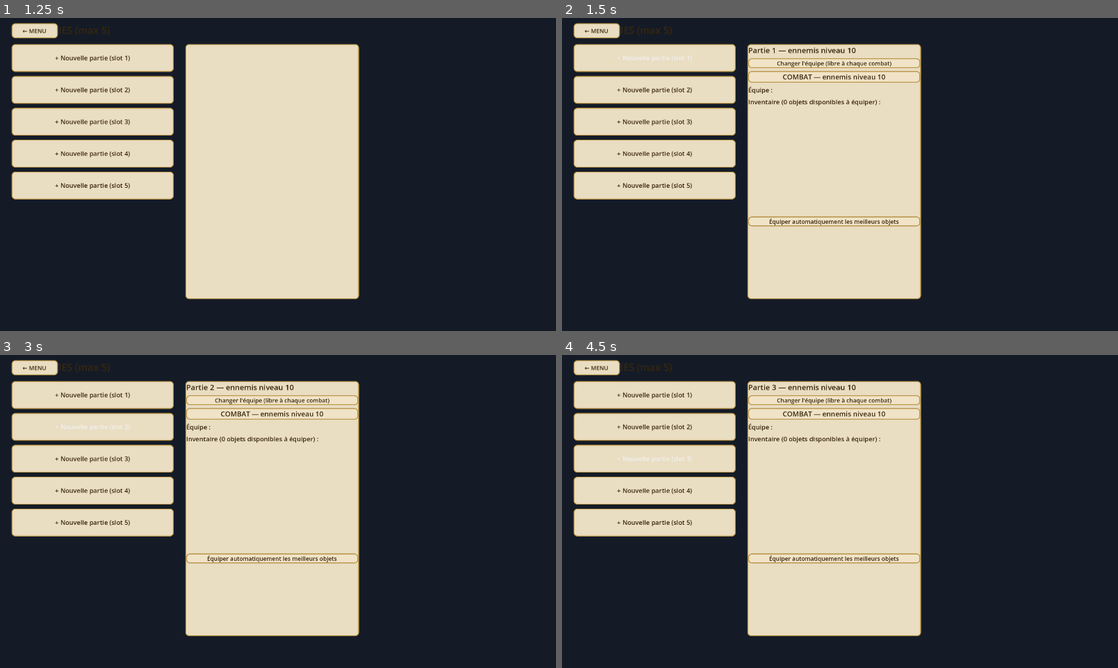
Above: before the commit, frames 1-4 (two rows, left to right).
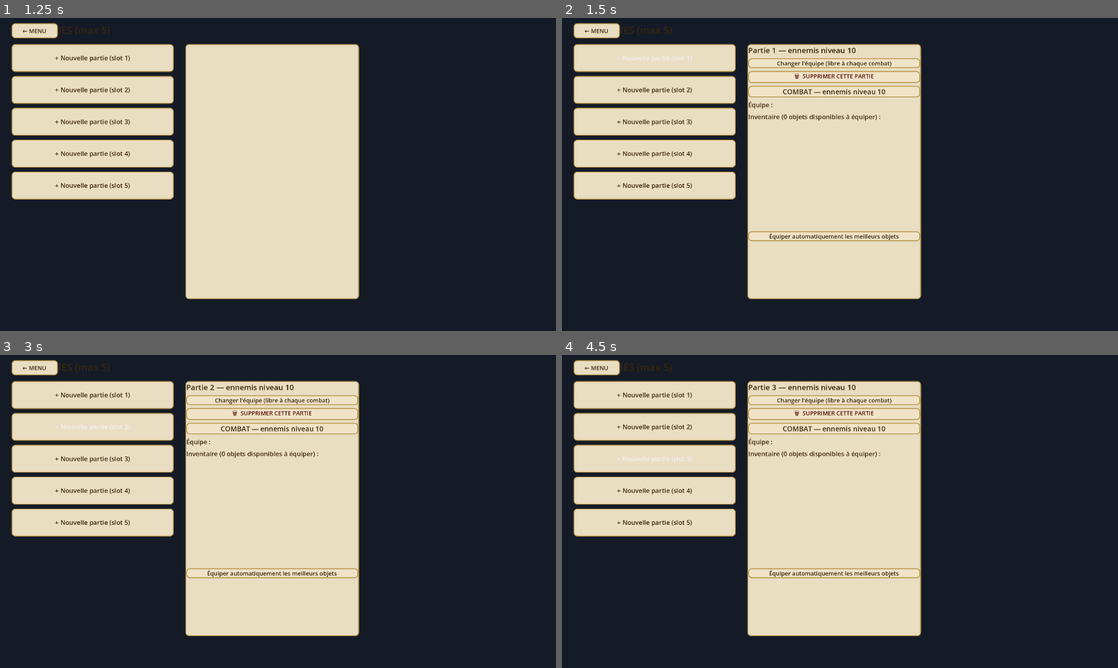
Above: after the commit, the same moments.

Repository: CharlieG42/Zimut
Game: Godot game, scene res://scenes/MainMenu.tscn
Same seed, same stepped clock (60 frames per second), same inputs: the game is played once before the commit and once after it.
Inputs:
- Up to frame 1 (1.25 s): click "⚔ NOUVELLE PARTIE" at 0.5 s
- Up to frame 2 (1.5 s): click "+ Nouvelle partie (slot 1)" at 1.25 s
- Up to frame 3 (3 s): click "+ Nouvelle partie (slot 1)" at 2 s; click "+ Nouvelle partie (slot 2)" at 2.75 s
- Up to frame 4 (4.5 s): click "+ Nouvelle partie (slot 2)" at 3.5 s; click "+ Nouvelle partie (slot 3)" at 4.25 s

Frame 1 is identical in both runs. In frame 2, 2.1% of the frame differs, in the area x 33-65%, y 17-72%; in frame 3, 2.1%; in frame 4, 2.1%.

Commit message:
feat(zimut): sélection d'équipe refondue (vignettes, navigation) + suppression de parties
Corrige d'abord un bug bloquant : TeamSelectionManager.gd ne compilait
plus (typage GDScript 'ui := load(...).new()' -> parse error), ce qui
cassait TOUTE la constitution d'équipe.

Nouvelle interface de sélection (TeamSelectionUI.gd, remplace la scène
à boutons fixes) :
- vignette centrale façon Waven : portrait PNG de la classe, nom,
  descriptif et stats (PV/PA/PM/Force/Intel/Agi/Sagesse/Déf, niveau 10)
- navigation ‹ › entre les 7 classes
- bouton AJOUTER À L'ÉQUIPE / RETIRER DE L'ÉQUIPE (vert/rouge)
- aperçu de l'équipe : 3 emplacements colorés par classe
- COMBATTRE, ÉQUIPEMENT (partie active), retour MENU
- stats lues depuis classes.txt (niveau 10), format custom_team
  compatible _stats_from_custom du GameManager

Suppression des parties sauvegardées :
- bouton 🗑 SUPPRIMER dans le détail d'une partie avec dialogue de
  confirmation ; désactive la partie si c'était l'active

Écran des parties : titre d'inventaire clarifié (objets à équiper).

Co-authored-by: CharlieG42 <CharlieG42@users.noreply.github.com>

Diff:
--- a/prototype/zimut/scenes/TeamSelection.tscn
+++ b/prototype/zimut/scenes/TeamSelection.tscn
@@ -1,193 +1,6 @@
-[gd_scene format=3 uid="uid://bmepvsyi7wxt1"]
+[gd_scene format=3]
 
-[ext_resource type="Script" uid="uid://dqcdfr7fo1jqm" path="res://scripts/TeamSelectionManager.gd" id="1"]
+[ext_resource type="Script" path="res://scripts/TeamSelectionUI.gd" id="1"]
 
-[node name="TeamSelection" type="Node2D" unique_id=1848904001]
-position = Vector2(700, 331)
+[node name="TeamSelection" type="CanvasLayer"]
 script = ExtResource("1")
-
-[node name="Background" type="ColorRect" parent="." unique_id=1832027506]
-anchors_preset = 15
-anchor_right = 1.0
-anchor_bottom = 1.0
-color = Color(0.05, 0.05, 0.1, 1)
-metadata/_edit_use_anchors_ = true
-
-[node name="Title" type="Label" parent="." unique_id=2018204512]
-offset_top = -250.0
-offset_bottom = -250.0
-theme_override_constants/outline_size = 2
-text = "WILDZIMUT - Sélection d'équipe"
-horizontal_alignment = 1
-metadata/_edit_use_anchors_ = true
-
-[node name="Description" type="Label" parent="." unique_id=1349187274]
-offset_top = -220.0
-offset_bottom = -220.0
-text = "Choisissez 3 personnages pour former votre équipe"
-horizontal_alignment = 1
-metadata/_edit_use_anchors_ = true
-
-[node name="PreviewTitle" type="Label" parent="." unique_id=1582930055]
-offset_top = 120.0
-offset_bottom = 120.0
-text = "Votre équipe (0/3)"
-horizontal_alignment = 1
-metadata/_edit_use_anchors_ = true
-
-[node name="StartButton" type="Button" parent="." unique_id=553482865]
-offset_top = 329.0
-offset_right = 200.0
-offset_bottom = 379.0
-disabled = true
-text = "LANCER LE COMBAT"
-metadata/_edit_use_anchors_ = true
-
-[node name="Tank_Button" type="Button" parent="." unique_id=1807716991]
-offset_left = -300.0
-offset_top = -150.0
-offset_right = -50.0
-offset_bottom = -90.0
-text = "🛡️ Tank"
-metadata/_edit_use_anchors_ = true
-
-[node name="Assassin_Button" type="Button" parent="." unique_id=79626102]
-offset_left = -50.0
-offset_top = -150.0
-offset_right = 200.0
-offset_bottom = -90.0
-text = "🗡️ Assassin"
-metadata/_edit_use_anchors_ = true
-
-[node name="Chasseur_Button" type="Button" parent="." unique_id=837634516]
-offset_left = 200.0
-offset_top = -150.0
-offset_right = 450.0
-offset_bottom = -90.0
-text = "🏹 Chasseur"
-metadata/_edit_use_anchors_ = true
-
-[node name="Mage_Button" type="Button" parent="." unique_id=1680813043]
-offset_left = -300.0
-offset_top = -80.0
-offset_right = -50.0
-offset_bottom = -20.0
-text = "🔮 Mage"
-metadata/_edit_use_anchors_ = true
-
-[node name="Druide_Button" type="Button" parent="." unique_id=826664775]
-offset_left = -50.0
-offset_top = -80.0
-offset_right = 200.0
-offset_bottom = -20.0
-text = "🌿 Druide"
-metadata/_edit_use_anchors_ = true
-
-[node name="Heal_Button" type="Button" parent="." unique_id=135485163]
-offset_left = 200.0
-offset_top = -80.0
-offset_right = 450.0
-offset_bottom = -20.0
-text = "❤️ Heal"
-metadata/_edit_use_anchors_ = true
-
-[node name="Invocateur_Button" type="Button" parent="." unique_id=1038934678]
-offset_left = -299.0
-offset_top = -2.0
-offset_right = -49.0
-offset_bottom = 58.0
-text = "🎭 Invocateur"
-metadata/_edit_use_anchors_ = true
-
-[node name="TeamPreview_0" type="Panel" parent="." unique_id=1496705494]
-offset_left = -121.0
-offset_top = 196.0
-offset_right = -21.0
-offset_bottom = 296.0
-metadata/_edit_use_anchors_ = true
-
-[node name="NameLabel_0" type="Label" parent="TeamPreview_0" unique_id=1943667776]
-layout_mode = 0
-offset_top = -30.0
-offset_bottom = -30.0
-text = "-"
-horizontal_alignment = 1
-metadata/_edit_use_anchors_ = true
-
-[node name="StatsLabel_0" type="Label" parent="TeamPreview_0" unique_id=40029971]
-layout_mode = 0
-offset_top = -10.0
-offset_bottom = -10.0
-horizontal_alignment = 1
-metadata/_edit_use_anchors_ = true
-
-[node name="RemoveButton_0" type="Button" parent="TeamPreview_0" unique_id=729894249]
-visible = false
-layout_mode = 0
-offset_left = 40.0
-offset_top = 35.0
-offset_right = 60.0
-offset_bottom = 66.0
-text = "X"
-
-[node name="TeamPreview_1" type="Panel" parent="." unique_id=415601677]
-offset_left = 8.0
-offset_top = 200.0
-offset_right = 108.0
-offset_bottom = 300.0
-metadata/_edit_use_anchors_ = true
-
-[node name="NameLabel_1" type="Label" parent="TeamPreview_1" unique_id=618341320]
-layout_mode = 0
-offset_top = -30.0
-offset_bottom = -30.0
-text = "-"
-horizontal_alignment = 1
-metadata/_edit_use_anchors_ = true
-
-[node name="StatsLabel_1" type="Label" parent="TeamPreview_1" unique_id=108140923]
-layout_mode = 0
-offset_top = -10.0
-offset_bottom = -10.0
-horizontal_alignment = 1
-metadata/_edit_use_anchors_ = true
-
-[node name="RemoveButton_1" type="Button" parent="TeamPreview_1" unique_id=100681881]
-visible = false
-layout_mode = 0
-offset_left = 40.0
-offset_top = 35.0
-offset_right = 60.0
-offset_bottom = 66.0
-text = "X"
-
-[node name="TeamPreview_2" type="Panel" parent="." unique_id=1837966247]
-offset_left = 146.0
-offset_top = 196.0
-offset_right = 246.0
-offset_bottom = 296.0
-metadata/_edit_use_anchors_ = true
-
-[node name="NameLabel_2" type="Label" parent="TeamPreview_2" unique_id=699810533]
-layout_mode = 0
-offset_top = -30.0
-offset_bottom = -30.0
-text = "-"
-horizontal_alignment = 1
-metadata/_edit_use_anchors_ = true
-
-[node name="StatsLabel_2" type="Label" parent="TeamPreview_2" unique_id=1599070283]
-layout_mode = 0
-offset_top = -10.0
-offset_bottom = -10.0
-horizontal_alignment = 1
-metadata/_edit_use_anchors_ = true
-
-[node name="RemoveButton_2" type="Button" parent="TeamPreview_2" unique_id=1218680373]
-visible = false
-layout_mode = 0
-offset_left = 40.0
-offset_top = 35.0
-offset_right = 60.0
-offset_bottom = 66.0
-text = "X"
--- a/prototype/zimut/scripts/SaveSlotsUI.gd
+++ b/prototype/zimut/scripts/SaveSlotsUI.gd
@@ -128,6 +128,29 @@
 		_current = _current
 		get_tree().change_scene_to_file("res://scenes/TeamSelection.tscn"))
 	_detail_box.add_child(team_btn)
+
+	# Supprimer la partie (avec confirmation)
+	var del_btn := Button.new()
+	del_btn.text = "🗑  SUPPRIMER CETTE PARTIE"
+	del_btn.add_theme_font_size_override("font_size", 20)
+	del_btn.add_theme_color_override("font_color", Color(0.35, 0.08, 0.05))
+	del_btn.add_theme_stylebox_override("normal", _flat())
+	del_btn.pressed.connect(func() -> void:
+		var confirm := ConfirmationDialog.new()
+		confirm.dialog_text = "Supprimer '%s' ?\nLa progression et l'inventaire seront perdus." % String(data.get("name", ""))
+		confirm.ok_button_text = "SUPPRIMER"
+		confirm.cancel_button_text = "Annuler"
+		confirm.confirmed.connect(func() -> void:
+			ProgressionManager.delete_save(slot)
+			if GameManager.active_slot == slot:
+				GameManager.active_save = {}
+				GameManager.active_slot = -1
+			_current = {}
+			_current_slot = -1
+			refresh())
+		_root.add_child(confirm)
+		confirm.popup_centered())
+	_detail_box.add_child(del_btn)
 
 	# Combat : lance la partie active
 	var fight_btn := Button.new()
--- a/prototype/zimut/scripts/TeamSelectionManager.gd
+++ b/prototype/zimut/scripts/TeamSelectionManager.gd
@@ -250,7 +250,7 @@
 		new_team.append({"classe": classe, "equipment": kept_eq})
 	GameManager.active_save["team"] = new_team
 	ProgressionManager.write_save(GameManager.active_slot, GameManager.active_save)
-	var ui := load("res://scripts/TeamEquipmentUI.gd").new()
+	var ui: CanvasLayer = (load("res://scripts/TeamEquipmentUI.gd") as GDScript).new()
 	add_child(ui)
 	ui.open(GameManager.active_save, GameManager.active_slot)
 
--- /dev/null
+++ b/prototype/zimut/scripts/TeamSelectionUI.gd
@@ -0,0 +1,439 @@
+extends CanvasLayer
+## TeamSelectionUI.gd — Sélection d'équipe refondue façon Waven :
+## une vignette de classe à la fois, navigation ‹ ›, descriptif et stats,
+## bouton AJOUTER/RETIRER, aperçu de l'équipe en cours (3 emplacements).
+
+signal combat_requested(team_data: Array)
+signal back_requested
+
+const MAX_TEAM_SIZE := 3
+const COL_PANEL := Color(0.94, 0.89, 0.78, 0.97)
+const COL_BORDER := Color(0.72, 0.58, 0.28, 1.0)
+const COL_TXT := Color(0.22, 0.15, 0.05)
+
+const CLASS_COLORS: Dictionary = {
+	"Tank":       Color(0.15, 0.45, 0.85),
+	"Assassin":   Color(0.85, 0.15, 0.15),
+	"Chasseur":   Color(0.15, 0.62, 0.15),
+	"Mage":       Color(0.60, 0.20, 0.82),
+	"Druide":     Color(0.95, 0.60, 0.10),
+	"Heal":       Color(0.10, 0.75, 0.75),
+	"Invocateur": Color(0.55, 0.15, 0.60),
+}
+
+const CLASS_META: Dictionary = {
+	"Tank":       {"icon": "🛡️", "description": "Résistant, haute défense, encaisse pour l'équipe."},
+	"Assassin":   {"icon": "🗡️", "description": "Rapide, dégâts élevés, frappe les cibles fragiles."},
+	"Chasseur":   {"icon": "🏹", "description": "Polyvalent à distance, bon équilibre attaque/défense."},
+	"Mage":       {"icon": "🔮", "description": "Dégâts magiques élevés, faible défense."},
+	"Druide":     {"icon": "🌿", "description": "Maître de la nature, soigne et renforce avec des sorts naturels."},
+	"Heal":       {"icon": "❤️", "description": "Spécialiste des soins et de la survie."},
+	"Invocateur": {"icon": "🎭", "description": "Invoque des créatures, contrôle le champ."},
+}
+
+var classes: Array[String] = []       # classes disponibles (triées)
+var current: int = 0                 # index de la vignette affichée
+var team: Array[String] = []         # classes sélectionnées
+
+var _root: Control
+var _portrait: TextureRect
+var _name_label: Label
+var _desc_label: Label
+var _stats_label: Label
+var _action_btn: Button
+var _team_slots: Array = []          # [Panel, ...]
+var _title: Label
+
+func _ready() -> void:
+	_load_classes()
+	_build()
+
+func _load_classes() -> void:
+	# Stats depuis classes.txt (meilleur niveau), fallback méta
+	var file := FileAccess.open("res://data/classes.txt", FileAccess.READ)
+	var stats_by_class: Dictionary = {}
+	if file:
+		var content := file.get_as_text()
+		file.close()
+		var lines := content.split("\n")
+		if lines.size() > 1:
+			var headers := lines[0].split(",")
+			for i: int in range(headers.size()):
+				headers[i] = headers[i].strip_edges()
+			for i: int in range(1, lines.size()):
+				var cols := lines[i].strip_edges().split(",")
+				if cols.size() < 2:
+					continue
+				var classe: String = cols[0].strip_edges()
+				if stats_by_class.has(classe):
+					continue  # première ligne = niveau le plus bas, on garde la meilleure plus bas
+				var d: Dictionary = {}
+				for j: int in range(headers.size()):
+					if j < cols.size():
+						d[headers[j]] = cols[j].strip_edges()
+				stats_by_class[classe] = d
+	# Ordre d'affichage voulu
+	var order: Array[String] = ["Tank", "Assassin", "Chasseur", "Mage", "Druide", "Heal", "Invocateur"]
+	classes.clear()
+	for c: String in order:
+		classes.append(c)
+
+func _stat_line(classe: String) -> String:
+	var meta: Dictionary = CLASS_META.get(classe, {})
+	var s: Dictionary = _stats_for(classe)
+	return "PV %d · PA %d · PM %d\nForce %d · Intel %d · Agi %d\nSagesse %d · Déf %d" % [
+		int(s.get("Vita (PV)", 0)), int(s.get("PA", 0)), int(s.get("PM", 0)),
+		int(s.get("Force (CAC)", 0)), int(s.get("Intelligence (Magie)", 0)), int(s.get("Agilité (Vit. Atk)", 0)),
+		int(s.get("Sagesse (Précision)", 0)), int(s.get("Défense", 0))]
+
+func _stats_for(classe: String) -> Dictionary:
+	# Recharge rapide : classes.txt déjà parsé au _ready ; on garde un cache simple
+	if _stats_cache.is_empty():
+		_parse_stats()
+	return _stats_cache.get(classe, {})
+
+var _stats_cache: Dictionary = {}
+
+func _parse_stats() -> void:
+	_stats_cache = {}
+	var file := FileAccess.open("res://data/classes.txt", FileAccess.READ)
+	if file == null:
+		return
+	var content := file.get_as_text()
+	file.close()
+	var lines := content.split("\n")
+	if lines.size() < 2:
+		return
+	var headers := lines[0].strip_edges().split(",")
+	for i: int in range(headers.size()):
+		headers[i] = headers[i].strip_edges()
+	for i: int in range(1, lines.size()):
+		var cols := lines[i].strip_edges().split(",")
+		if cols.size() < 3:
+			continue
+		var classe: String = cols[0].strip_edges()
+		if classe == "":
+			continue
+		var d: Dictionary = {}
+		for j: int in range(headers.size()):
+			if j < cols.size():
+				d[headers[j]] = cols[j].strip_edges()
+		# garder le niveau le plus proche de 10 (niveau du joueur) sans le dépasser
+		var lvl_new: int = int(d.get("Niveau", "0"))
+		var old: Dictionary = _stats_cache.get(classe, {})
+		var lvl_old: int = int(old.get("Niveau", "-1"))
+		if lvl_old < 0:
+			_stats_cache[classe] = d
+		else:
+			var best_old: int = lvl_old if lvl_old <= 10 else 1000000
+			var best_new: int = lvl_new if lvl_new <= 10 else 1000000
+			if best_new < best_old or (lvl_old > 10 and lvl_new in range(10, lvl_old)):
+				_stats_cache[classe] = d
+
+# ═══════════════════════════════════════════════════════════════════════════
+#  Construction de l'interface
+# ═══════════════════════════════════════════════════════════════════════════
+
+func _build() -> void:
+	_root = Control.new()
+	_root.set_anchors_preset(Control.PRESET_FULL_RECT)
+	add_child(_root)
+	var bg := ColorRect.new()
+	bg.color = Color(0.06, 0.09, 0.14, 0.97)
+	bg.set_anchors_preset(Control.PRESET_FULL_RECT)
+	_root.add_child(bg)
+
+	# Titre
+	_title = Label.new()
+	_title.set_anchors_and_offsets_preset(Control.PRESET_TOP_WIDE)
+	_title.offset_top = 30.0
+	_title.offset_bottom = 110.0
+	_title.text = "CONSTITUEZ VOTRE ÉQUIPE (%d/%d)" % [team.size(), MAX_TEAM_SIZE]
+	_title.add_theme_font_size_override("font_size", 42)
+	_title.add_theme_color_override("font_color", Color(1.0, 0.86, 0.4))
+	_title.horizontal_alignment = HORIZONTAL_ALIGNMENT_CENTER
+	_root.add_child(_title)
+
+	# Navigation : ‹  vignette  ›
+	var nav := HBoxContainer.new()
+	nav.set_anchors_and_offsets_preset(Control.PRESET_CENTER_TOP)
+	nav.offset_left = -330.0
+	nav.offset_right = 330.0
+	nav.offset_top = 140.0
+	nav.offset_bottom = 560.0
+	nav.add_theme_constant_override("separation", 20)
+	_root.add_child(nav)
+
+	var prev := _nav_btn("‹")
+	prev.pressed.connect(func() -> void: _rotate(-1))
+	nav.add_child(prev)
+
+	# Vignette centrale : portrait + nom + descriptif + stats
+	var card := PanelContainer.new()
+	nav.add_child(card)
+	card.add_theme_stylebox_override("panel", _flat(COL_PANEL, COL_BORDER, 18, 4))
+	var card_box := VBoxContainer.new()
+	card_box.add_theme_constant_override("separation", 10)
+	card.add_child(card_box)
+
+	var portrait_box := HBoxContainer.new()
+	portrait_box.alignment = BoxContainer.ALIGNMENT_CENTER
+	card_box.add_child(portrait_box)
+	_portrait = TextureRect.new()
+	_portrait.custom_minimum_size = Vector2(180, 180)
+	_portrait.stretch_mode = TextureRect.STRETCH_KEEP_ASPECT_CENTERED
+	_portrait.expand_mode = TextureRect.EXPAND_IGNORE_SIZE
+	portrait_box.add_child(_portrait)
+
+	_name_label = Label.new()
+	_name_label.add_theme_font_size_override("font_size", 34)
+	_name_label.horizontal_alignment = HORIZONTAL_ALIGNMENT_CENTER
+	_name_label.add_theme_color_override("font_color", COL_TXT)
+	card_box.add_child(_name_label)
+
+	_desc_label = Label.new()
+	_desc_label.add_theme_font_size_override("font_size", 21)
+	_desc_label.horizontal_alignment = HORIZONTAL_ALIGNMENT_CENTER
+	_desc_label.add_theme_color_override("font_color", COL_TXT)
+	_desc_label.autowrap_mode = TextServer.AUTOWRAP_WORD_SMART
+	_desc_label.custom_minimum_size = Vector2(420, 0)
+	card_box.add_child(_desc_label)
+
+	_stats_label = Label.new()
+	_stats_label.add_theme_font_size_override("font_size", 18)
+	_stats_label.horizontal_alignment = HORIZONTAL_ALIGNMENT_CENTER
+	_stats_label.add_theme_color_override("font_color", Color(0.35, 0.25, 0.08))
+	card_box.add_child(_stats_label)
+
+	var next := _nav_btn("›")
+	next.pressed.connect(func() -> void: _rotate(1))
+	nav.add_child(next)
+
+	# Bouton AJOUTER / RETIRER
+	_action_btn = Button.new()
+	_action_btn.set_anchors_and_offsets_preset(Control.PRESET_CENTER_TOP)
+	_action_btn.offset_left = -190.0
+	_action_btn.offset_right = 190.0
+	_action_btn.offset_top = 590.0
+	_action_btn.offset_bottom = 670.0
+	_action_btn.add_theme_font_size_override("font_size", 26)
+	_action_btn.pressed.connect(_on_action)
+	_root.add_child(_action_btn)
+
+	# Aperçu de l'équipe (3 emplacements)
+	var preview_title := Label.new()
+	preview_title.set_anchors_and_offsets_preset(Control.PRESET_BOTTOM_WIDE)
+	preview_title.offset_top = -260.0
+	preview_title.offset_bottom = -220.0
+	preview_title.text = "VOTRE ÉQUIPE"
+	preview_title.add_theme_font_size_override("font_size", 24)
+	preview_title.add_theme_color_override("font_color", Color(1.0, 0.86, 0.4))
+	preview_title.horizontal_alignment = HORIZONTAL_ALIGNMENT_CENTER
+	_root.add_child(preview_title)
+
+	var team_row := HBoxContainer.new()
+	team_row.set_anchors_and_offsets_preset(Control.PRESET_BOTTOM_WIDE)
+	team_row.offset_top = -210.0
+	team_row.offset_bottom = -60.0
+	team_row.alignment = BoxContainer.ALIGNMENT_CENTER
+	team_row.add_theme_constant_override("separation", 30)
+	_root.add_child(team_row)
+	for i: int in range(MAX_TEAM_SIZE):
+		var slot := PanelContainer.new()
+		slot.custom_minimum_size = Vector2(220, 150)
+		slot.add_theme_stylebox_override("panel", _flat(Color(0.10, 0.13, 0.20, 0.9), Color(0.3, 0.35, 0.45), 14, 2))
+		var lbl := Label.new()
+		lbl.horizontal_alignment = HORIZONTAL_ALIGNMENT_CENTER
+		lbl.vertical_alignment = VERTICAL_ALIGNMENT_CENTER
+		lbl.add_theme_font_size_override("font_size", 22)
+		lbl.text = "(vide)"
+		slot.add_child(lbl)
+		team_row.add_child(slot)
+		_team_slots.append(slot)
+
+	# Bouton COMBATTRE
+	var go := _std_btn("⚔  COMBATTRE", Color(0.35, 0.70, 0.30))
+	go.set_anchors_and_offsets_preset(Control.PRESET_BOTTOM_RIGHT)
+	go.offset_left = -400.0
+	go.offset_right = -60.0
+	go.offset_top = -160.0
+	go.offset_bottom = -80.0
+	go.pressed.connect(_on_combat)
+	_root.add_child(go)
+
+	# Équipement (si partie active)
+	var eq := _std_btn("🎒  ÉQUIPEMENT", Color(0.75, 0.55, 0.20))
+	eq.set_anchors_and_offsets_preset(Control.PRESET_BOTTOM_LEFT)
+	eq.offset_left = 60.0
+	eq.offset_right = 400.0
+	eq.offset_top = -160.0
+	eq.offset_bottom = -80.0
+	eq.pressed.connect(_on_equipment)
+	_root.add_child(eq)
+
+	# Retour
+	var back := _std_btn("←  MENU", Color(0.35, 0.40, 0.55))
+	back.set_anchors_and_offsets_preset(Control.PRESET_TOP_LEFT)
+	back.offset_left = 40.0
+	back.offset_right = 240.0
+	back.offset_top = 30.0
+	back.offset_bottom = 100.0
+	back.pressed.connect(func() -> void: back_requested.emit())
+	_root.add_child(back)
+
+	refresh()
+
+func _nav_btn(txt: String) -> Button:
+	var b := Button.new()
+	b.text = txt
+	b.custom_minimum_size = Vector2(90, 90)
+	b.add_theme_font_size_override("font_size", 48)
+	b.add_theme_color_override("font_color", COL_TXT)
+	b.add_theme_stylebox_override("normal", _flat(COL_PANEL, COL_BORDER, 16, 3))
+	b.add_theme_stylebox_override("hover", _flat(Color(1.0, 0.92, 0.6), COL_BORDER, 16, 3))
+	# la flèche ne doit pas s'étirer verticalement
+	b.size_flags_vertical = Control.SIZE_SHRINK_CENTER
+	return b
+
+func _std_btn(txt: String, col: Color) -> Button:
+	var b := Button.new()
+	b.text = txt
+	b.add_theme_font_size_override("font_size", 24)
+	b.add_theme_color_override("font_color", COL_TXT)
+	b.add_theme_stylebox_override("normal", _flat(col.lightened(0.35), col.darkened(0.2), 14, 3))
+	b.add_theme_stylebox_override("hover", _flat(col.lightened(0.5), col.darkened(0.2), 14, 3))
+	return b
+
+# ═══════════════════════════════════════════════════════════════════════════
+#  Navigation & sélection
+# ═══════════════════════════════════════════════════════════════════════════
+
+func _rotate(dir: int) -> void:
+	current = (current + dir + classes.size()) % classes.size()
+	refresh()
+
+func current_class() -> String:
+	return classes[current]
+
+func _on_action() -> void:
+	var classe := current_class()
+	if team.has(classe):
+		team.erase(classe)
+	else:
+		if team.size() >= MAX_TEAM_SIZE:
+			return
+		team.append(classe)
+	refresh()
+
+func _on_combat() -> void:
+	if team.size() != MAX_TEAM_SIZE:
+		return
+	# Construire team_data comme l'ancien format (classe + stats)
+	var team_data: Array = []
+	for classe: String in team:
+		team_data.append({"name": classe, "data": {"name": classe}})
+	combat_requested.emit(team_data)
+	# Rediriger vers la logique existante du GameManager
+	if GameManager.custom_team.is_empty() or true:
+		var classes_arr: Array = []
+		for m: Dictionary in team_data:
+			classes_arr.append(m["name"])
+		_sync_save_team(classes_arr)
+	GameManager.set_custom_team(_build_custom_team())
+	get_tree().change_scene_to_file("res://scenes/Main.tscn")
+
+func _build_custom_team() -> Array:
+	# Format attendu par _stats_from_custom : stats par classe
+	var out: Array = []
+	for classe: String in team:
+		var s: Dictionary = _stats_for(classe)
+		out.append({
+			"classe": classe,
+			"max_pv": int(s.get("Vita (PV)", 100)),
+			"force": int(s.get("Force (CAC)", 10)),
+			"intelligence": int(s.get("Intelligence (Magie)", 10)),
+			"agilite": int(s.get("Agilité (Vit. Atk)", 10)),
+			"sagesse": int(s.get("Sagesse (Précision)", 10)),
+			"defense": int(s.get("Défense", 10)),
+			"pa": int(s.get("PA", 6)),
+			"pm": int(s.get("PM", 3)),
+			"color": CLASS_COLORS.get(classe, Color(1, 1, 1)),
+		})
+	return out
+
+func _sync_save_team(classes_arr: Array) -> void:
+	# Partie active : mettre à jour l'équipe en conservant l'équipement par classe
+	if GameManager.active_slot < 0 or GameManager.active_save.is_empty():
+		return
+	var old_team: Array = GameManager.active_save.get("team", [])
+	var new_team: Array = []
+	for classe: String in classes_arr:
+		var kept_eq: Dictionary = {}
+		for om: Dictionary in old_team:
+			if String(om.get("classe", "")) == classe:
+				kept_eq = om.get("equipment", {})
+				break
+		new_team.append({"classe": classe, "equipment": kept_eq})
+	GameManager.active_save["team"] = new_team
+	ProgressionManager.write_save(GameManager.active_slot, GameManager.active_save)
+
+func _on_equipment() -> void:
+	if GameManager.active_slot < 0 or GameManager.active_save.is_empty():
+		return
+	_sync_save_team(team)
+	var ui: CanvasLayer = (load("res://scripts/TeamEquipmentUI.gd") as GDScript).new()
+	add_child(ui)
+	ui.open(GameManager.active_save, GameManager.active_slot)
+
+# ═══════════════════════════════════════════════════════════════════════════
+#  Rafraîchissement
+# ═══════════════════════════════════════════════════════════════════════════
+
+func refresh() -> void:
+	var classe := current_class()
+	var meta: Dictionary = CLASS_META.get(classe, {"icon": "❔", "description": ""})
+	var col: Color = CLASS_COLORS.get(classe, Color(0.5, 0.5, 0.5))
+
+	var tex_path := "res://assets/sprites/players/%s.png" % classe.to_lower()
+	if ResourceLoader.exists(tex_path):
+		_portrait.texture = load(tex_path)
+
+	_name_label.text = "%s  %s" % [meta["icon"], classe]
+	_desc_label.text = String(meta["description"])
+	_stats_label.text = _stat_line(classe)
+
+	var in_team: bool = team.has(classe)
+	if in_team:
+		_action_btn.text = "✕  RETIRER DE L'ÉQUIPE"
+		_action_btn.add_theme_stylebox_override("normal", _flat(Color(0.92, 0.35, 0.28), Color(0.6, 0.2, 0.15), 14, 3))
+	else:
+		var full: bool = team.size() >= MAX_TEAM_SIZE
+		_action_btn.text = "＋  AJOUTER À L'ÉQUIPE" if not full else "ÉQUIPE PLEINE"
+		_action_btn.add_theme_stylebox_override("normal", _flat(
+			Color(0.45, 0.78, 0.38) if not full else Color(0.4, 0.4, 0.42),
+			Color(0.25, 0.5, 0.2) if not full else Color(0.3, 0.3, 0.32), 14, 3))
+
+	_title.text = "CONSTITUEZ VOTRE ÉQUIPE (%d/%d)" % [team.size(), MAX_TEAM_SIZE]
+
+	# Aperçu
+	for i: int in range(MAX_TEAM_SIZE):
+		var slot: PanelContainer = _team_slots[i]
+		var lbl: Label = slot.get_child(0)
+		if i < team.size():
+			var c: String = team[i]
+			var m: Dictionary = CLASS_META.get(c, {"icon": "❔"})
+			lbl.text = "%s %s" % [m["icon"], c]
+			slot.add_theme_stylebox_override("panel", _flat(
+				CLASS_COLORS.get(c, Color(0.4, 0.4, 0.4)).lightened(0.25),
+				CLASS_COLORS.get(c, Color(0.4, 0.4, 0.4)).darkened(0.3), 14, 3))
+		else:
+			lbl.text = "(vide)"
+			slot.add_theme_stylebox_override("panel", _flat(Color(0.10, 0.13, 0.20, 0.9), Color(0.3, 0.35, 0.45), 14, 2))
+
+func _flat(bg: Color, border: Color, radius: int = 12, bw: int = 3) -> StyleBoxFlat:
+	var s := StyleBoxFlat.new()
+	s.bg_color = bg
+	s.border_color = border
+	s.set_border_width_all(bw)
+	s.set_corner_radius_all(radius)
+	return s
